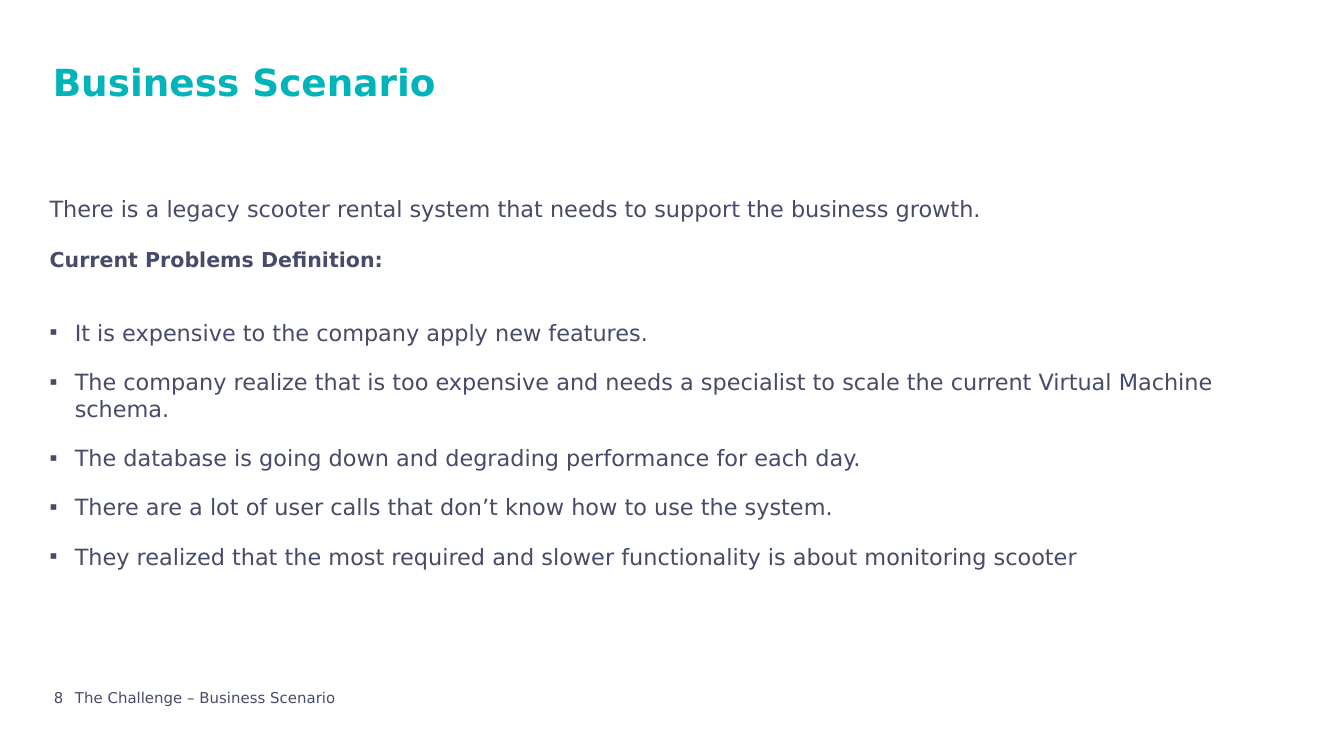
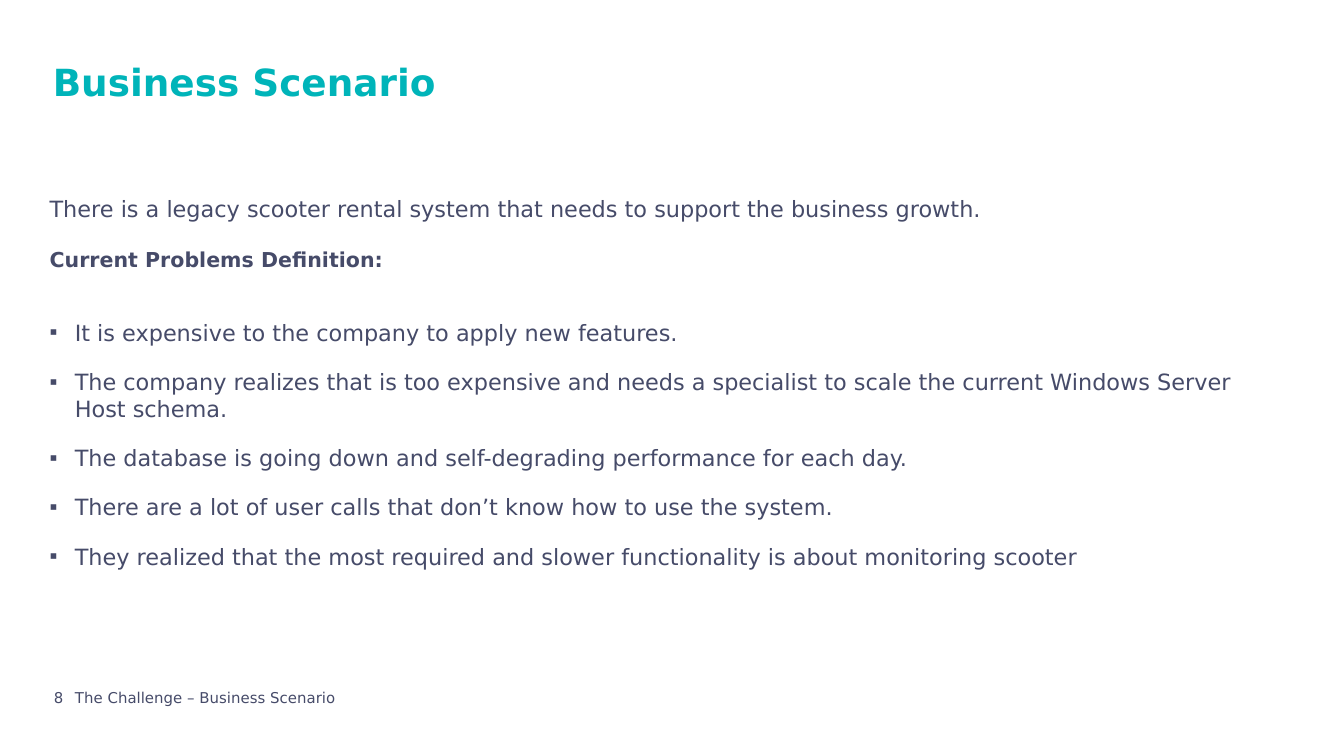
Before and after one commit to andreraica/ScooterRental, a slide deck: slide 8 of documentation/Presentation.pptx. Drawn at 1344x756 pixels with LibreOffice and Linux fonts; fonts in the diff are those of the drawing; background and template pictures are left out. Boxes give left, top, right and bottom in pixels: in the first picture for what was removed or moved away, otherwise in the second. Text is boxed around its words. In the diff, an @@ line names an element or a change of style, - is before the commit and + after.

```diff
--- a/documentation/Presentation.pptx
+++ b/documentation/Presentation.pptx
@@ text at [75,324,1230,471]: text changed @@
-▪ It is expensive to the company apply new features.
-▪ The company realize that is too expensive and needs a specialist to scale the current Virtual Machine schema.
-▪ The database is going down and degrading performance for each day.
+▪ It is expensive to the company to apply new features.
+▪ The company realizes that is too expensive and needs a specialist to scale the current Windows Server Host schema.
+▪ The database is going down and self-degrading performance for each day.
```
Also in this commit, not shown: 17 other slides changed, 4 slides added, 31 other files.
